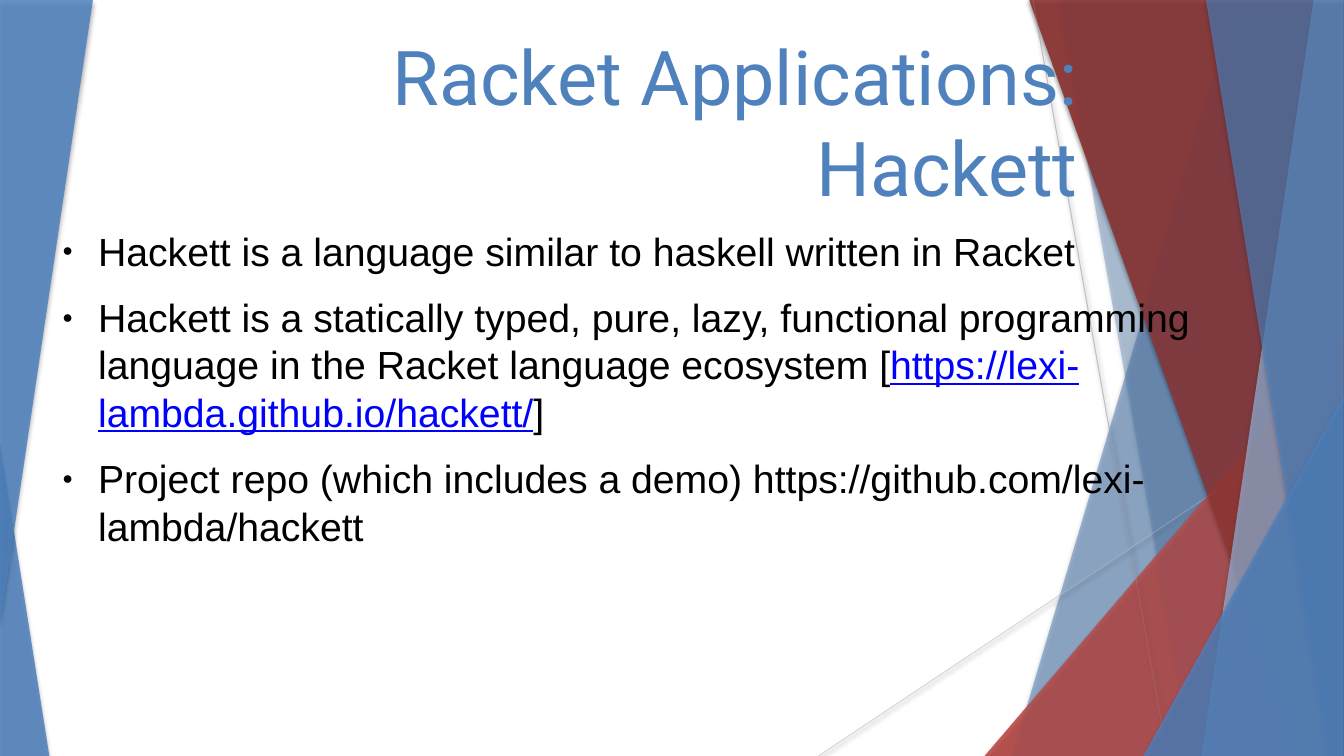
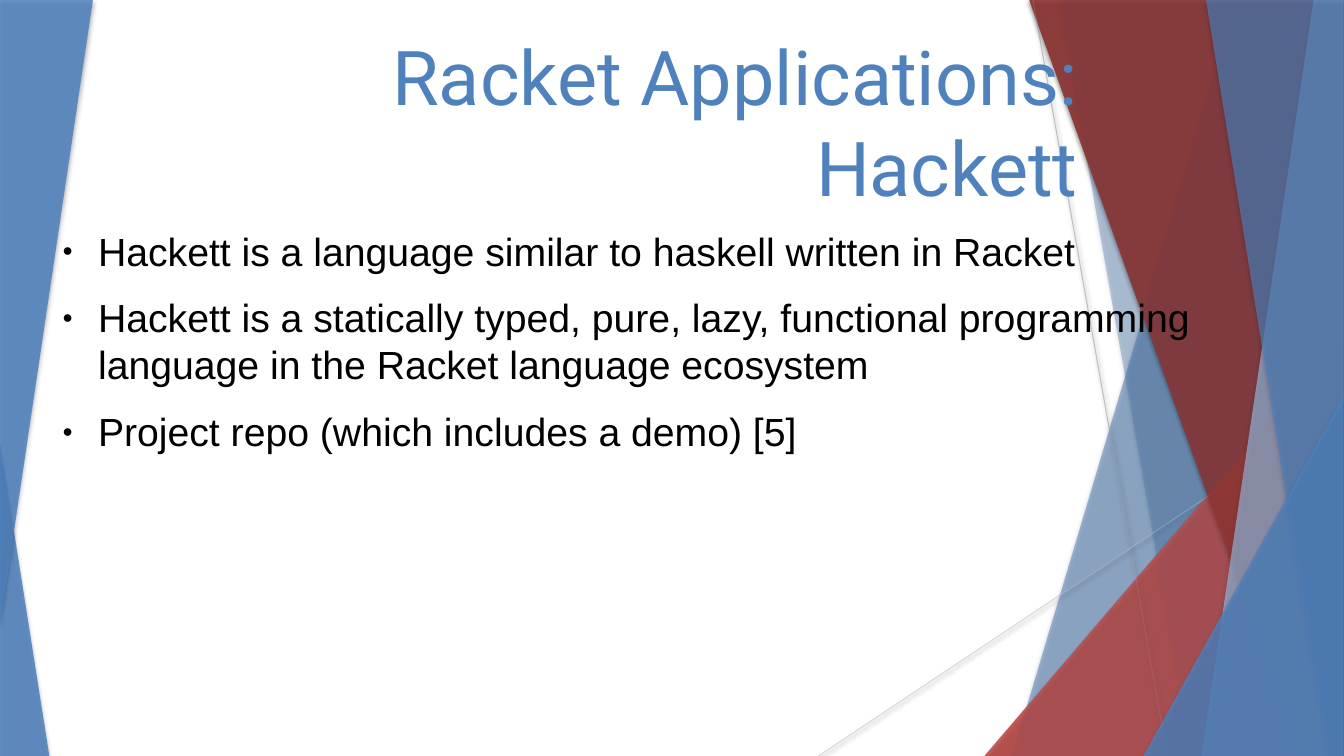
Before and after one commit to stevester94/CSC201_Project, a slide deck: slide 10 of CSC201Sec3Proj3Team4.pptx. Drawn at 1344x756 pixels with LibreOffice and Linux fonts; fonts in the diff are those of the drawing. Boxes give left, top, right and bottom in pixels: in the first picture for what was removed or moved away, otherwise in the second. Text is boxed around its words. In the diff, an @@ line names an element or a change of style, - is before the commit and + after.

```diff
--- a/CSC201Sec3Proj3Team4.pptx
+++ b/CSC201Sec3Proj3Team4.pptx
@@ text at <box>98,301,1190,454</box>: text changed @@
-● Hackett is a statically typed, pure, lazy, functional programming language in the Racket language ecosystem [https://lexi-lambda.github.io/hackett/]
-● Project repo (which includes a demo) https://github.com/lexi-lambda/hackett
+● Hackett is a statically typed, pure, lazy, functional programming language in the Racket language ecosystem
+● Project repo (which includes a demo) [5]
```
Also in this commit, not shown: 8 other slides changed, 2 slides removed.
